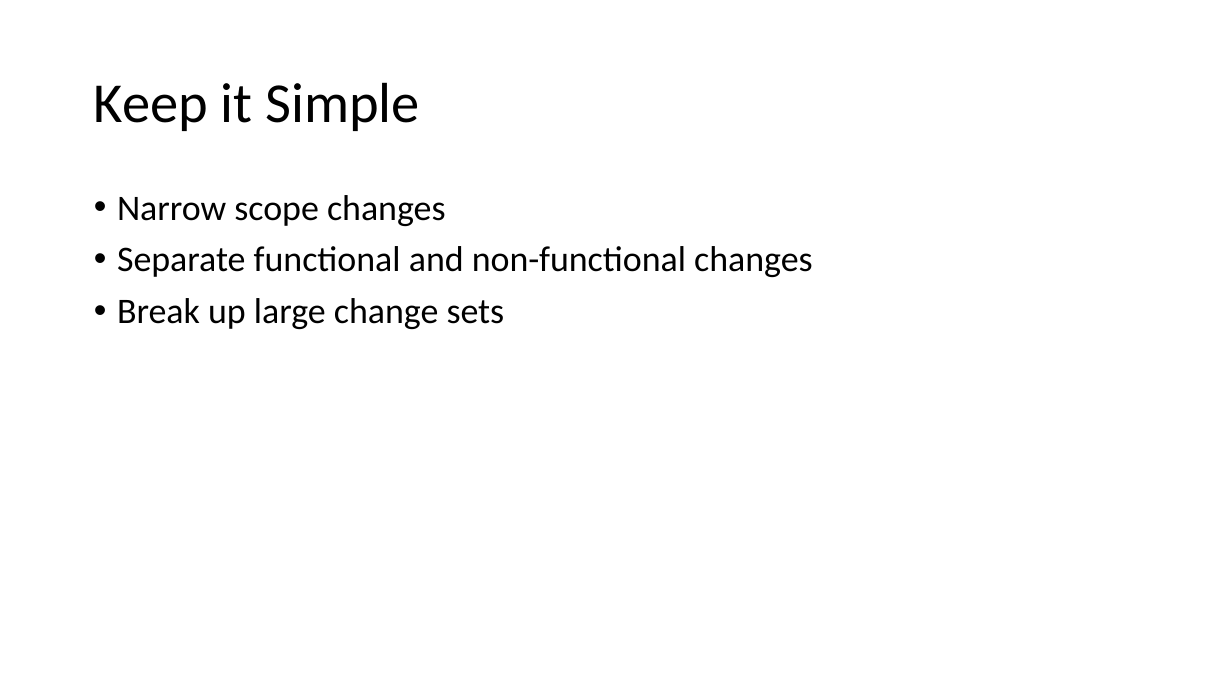
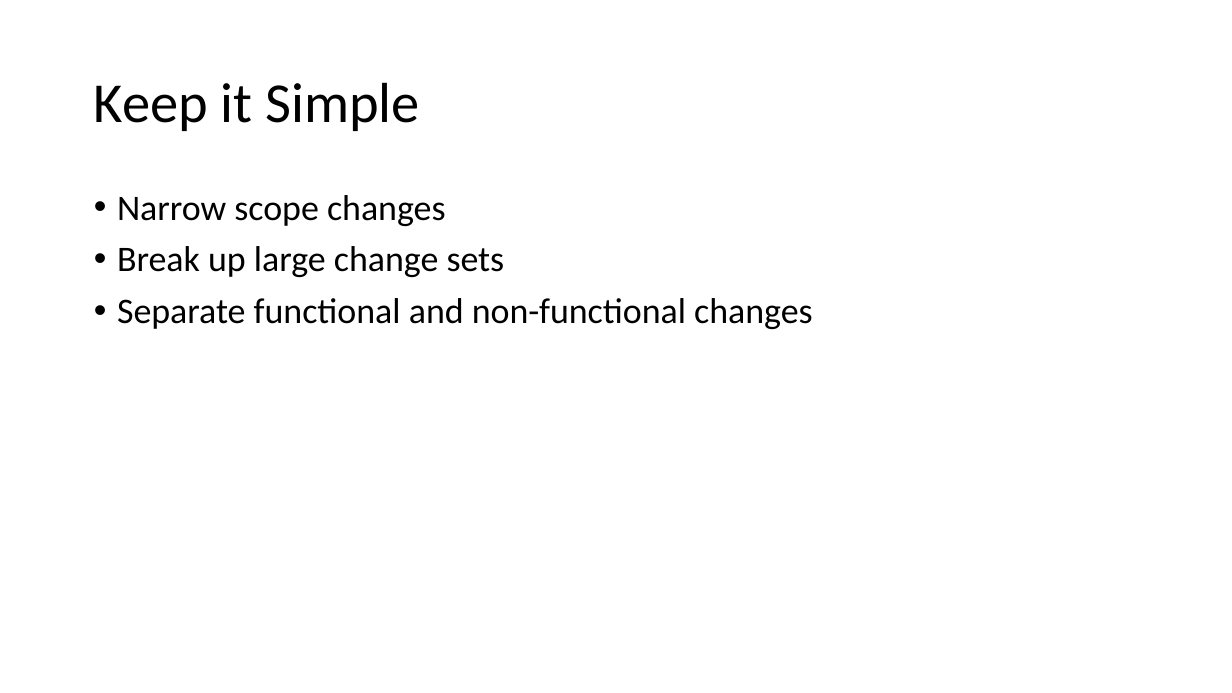
Before and after one commit to DavidGiard/Presentation-Slides, a slide deck: slide 43 of Blood-Sweat-and-Code-Reviews/Code Reviews.pptx (slide 41 before the commit). Drawn at 1232x693 pixels with LibreOffice and Linux fonts; fonts in the diff are those of the drawing. Boxes give left, top, right and bottom in pixels: in the first picture for what was removed or moved away, otherwise in the second. Text is boxed around its words. In the diff, an @@ line names an element or a change of style, - is before the commit and + after.

```diff
--- a/Blood-Sweat-and-Code-Reviews/Code Reviews.pptx
+++ b/Blood-Sweat-and-Code-Reviews/Code Reviews.pptx
@@ text at <box>117,246,505,277</box>: paragraph added @@
+• Break up large change sets
@@ text at <box>117,298,505,329</box>: paragraph removed @@
-• Break up large change sets
```
Also in this commit, not shown: 2 other slides changed, 2 slides added.
